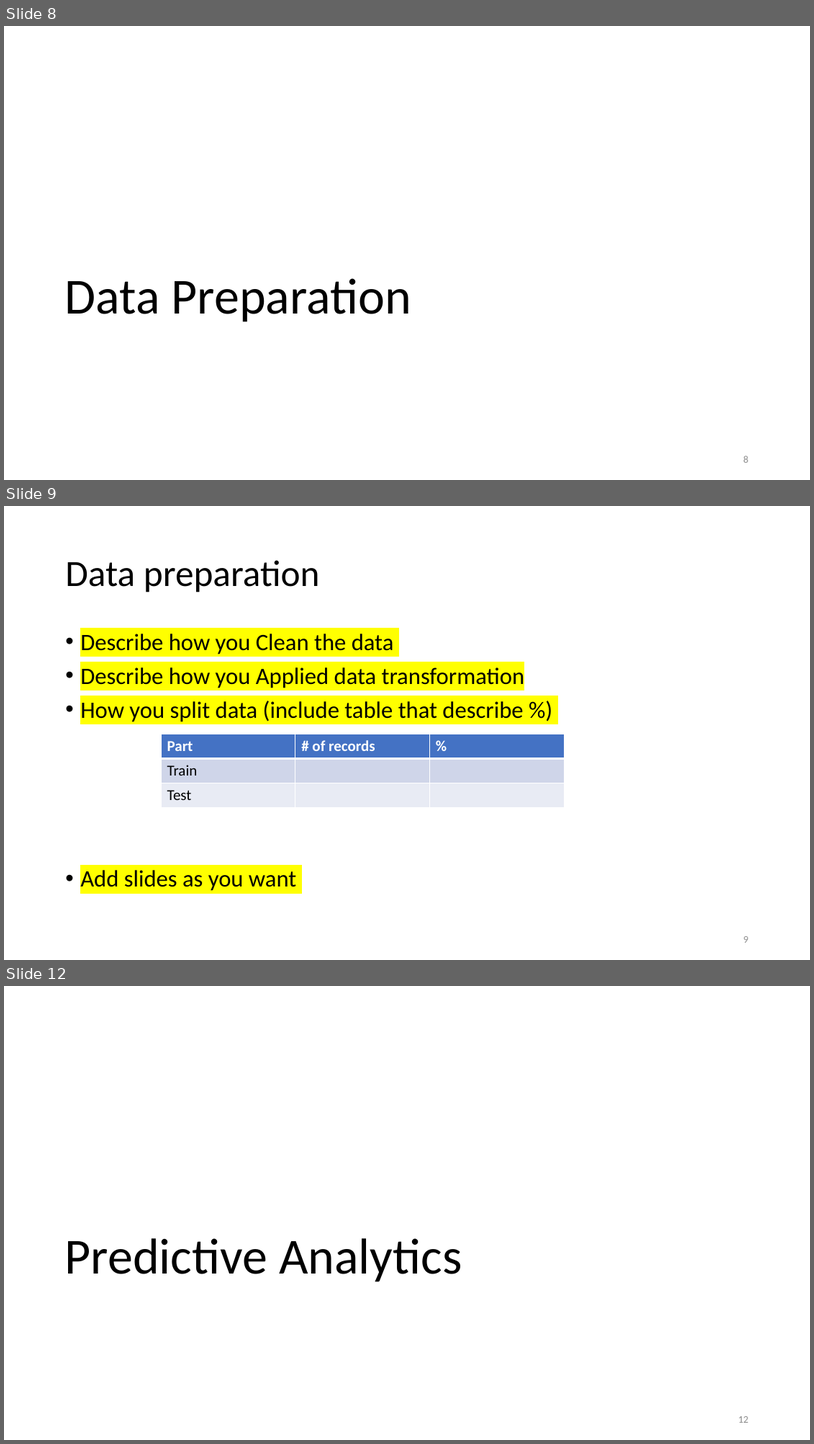
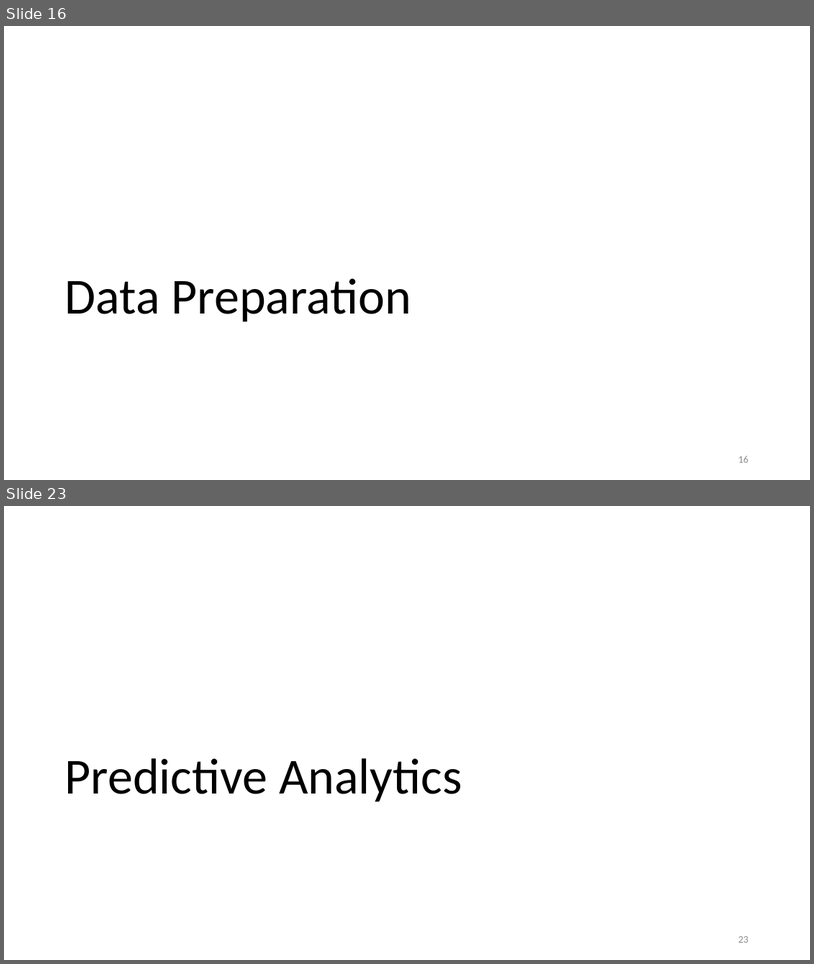
Before and after one commit to MotasemZiad/Oil-Spill-Classification, a slide deck: Presentation/Project Presentation.pptx. Shown one above the other, each under a label of ours: slides 8, 9 and 12 before the commit, slides 16 and 23 after it; the slides between them are not shown. The pictures are 814x1444 and 814x964 pixels, drawn with LibreOffice and Linux fonts; fonts in the diff are those of the drawing. Boxes give left, top, right and bottom in pixels: in the first picture for what was removed or moved away, otherwise in the second. Text is boxed around its words. In the diff, an @@ line names an element or a change of style, - is before the commit and + after.

```diff
--- a/Presentation/Project Presentation.pptx
+++ b/Presentation/Project Presentation.pptx
@@ slide 9 removed at [4,506,810,960], background #FFFFFF @@
@@ title removed at [65,560,320,592] @@
-Data preparation
@@ text removed at [80,633,525,890] @@
-• Describe how you Clean the data
-• Describe how you Applied data transformation
-• How you split data (include table that describe %)
-• Add slides as you want
@@ table removed at [161,734,564,808], 3 rows, 3 columns @@
-Part | # of records | %
-Train |  | 
-Test |  | 
@@ page number removed at [743,936,748,942] @@
-9
@@ what was slide 8 is now slide 16 @@
@@ page number at [738,456,748,462]: text changed @@
-8
+16
@@ what was slide 12 is now slide 23 @@
@@ page number at [738,936,748,942]: text changed @@
-12
+23
```
Also in this commit, not shown: 2 slides changed, 21 slides added, 5 other slides removed, 7 other files.
